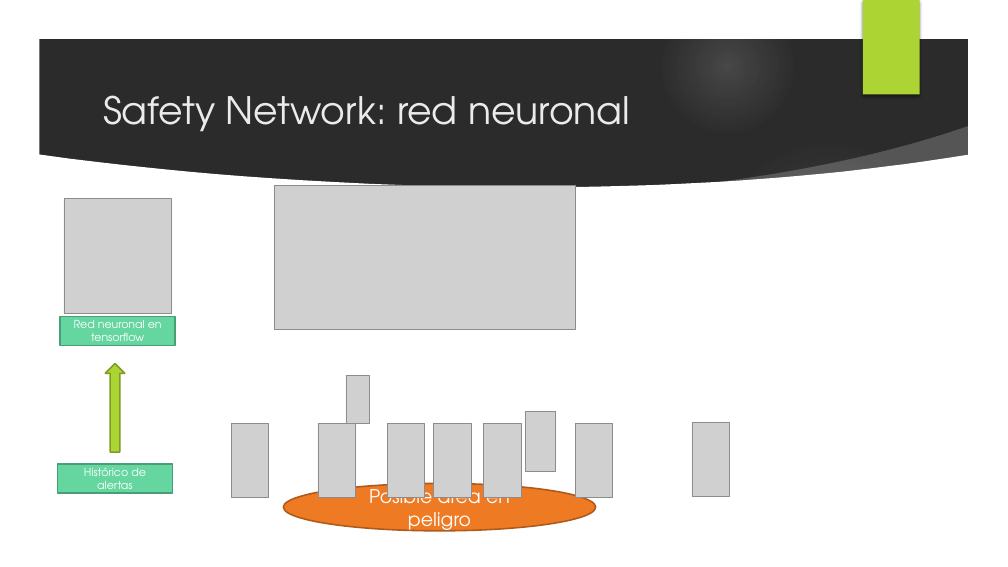
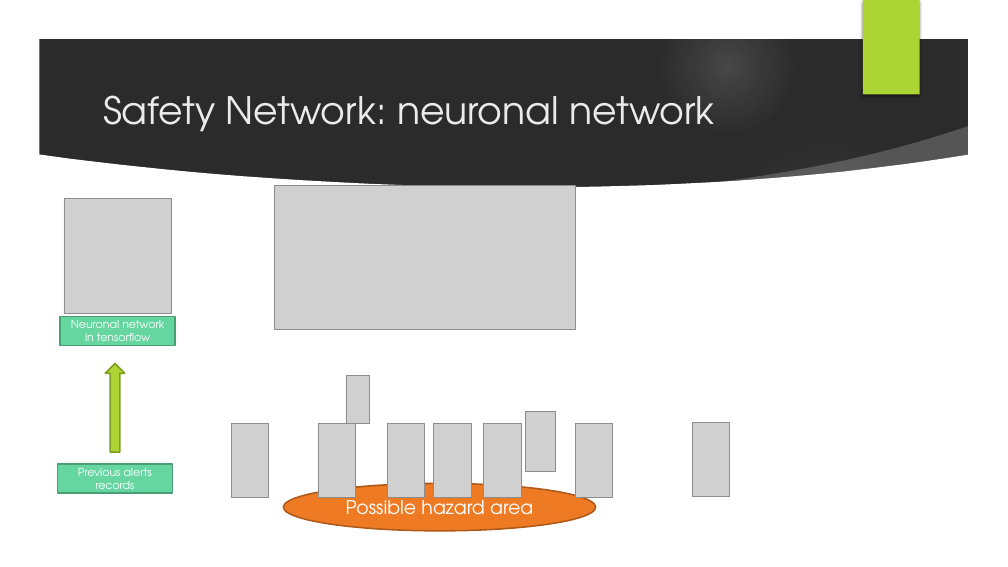
Before and after one commit to javieraviles/spaceappschallenge, a slide deck: slide 8 of Documentation/project_slide.pptx. Drawn at 1008x567 pixels with LibreOffice and Linux fonts; fonts in the diff are those of the drawing; grey boxes stand for pictures; background and template pictures are left out; a plain dark background stands for a picture behind light text. Boxes give left, top, right and bottom in pixels: in the first picture for what was removed or moved away, otherwise in the second. Text is boxed around its words. In the diff, an @@ line names an element or a change of style, - is before the commit and + after.

```diff
--- a/Documentation/project_slide.pptx
+++ b/Documentation/project_slide.pptx
@@ title at (103,95,715,132): text changed @@
-Safety Network: red neuronal
+Safety Network: neuronal network
@@ text in rectangle at (71,316,164,348): text changed @@
-Red neuronal en tensorflow
+Neuronal network in tensorflow
@@ text in rectangle at (78,464,152,495): text changed @@
-Histórico de alertas
+Previous alerts records
@@ text in ellipse at (346,495,533,515): text changed @@
-Posible área en peligro
+Possible hazard area
```
Also in this commit, not shown: 8 other slides changed, 2 other files.
